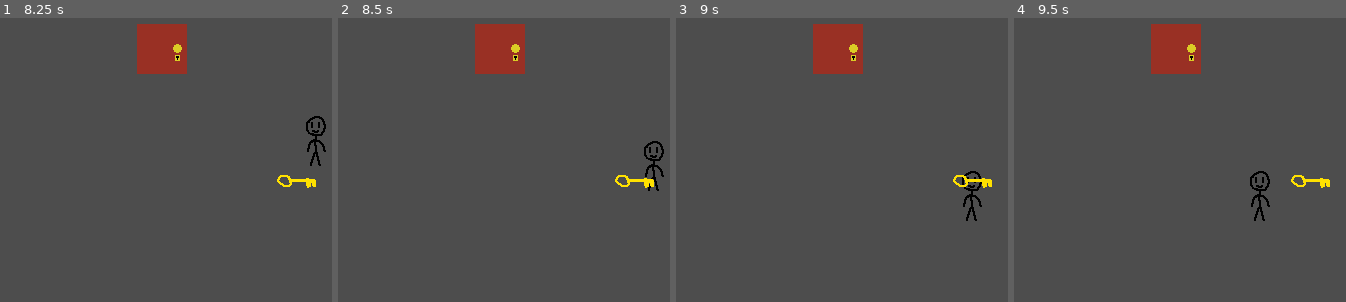
Above: before the commit, frames 1-4 (left to right).
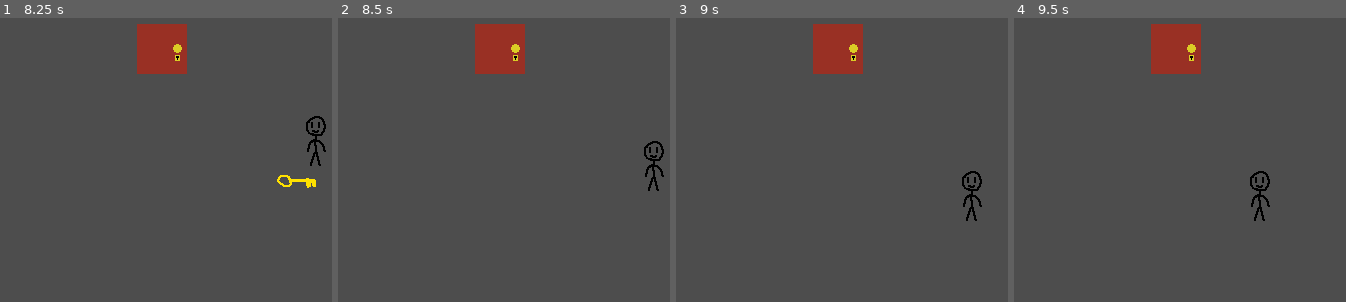
Above: after the commit, the same moments.

Repository: dullxxisdead/My-Godot-Journey
Game: Godot game, scene res://main_node_2d.tscn
The game is run twice, just before and just after one commit, with the same random seed, the same clock (stepped at 60 frames per second) and the same inputs.
Inputs:
- Up to frame 1 (8.25 s): tap Enter at 0.5 s; hold W (MovePlayerUP) 0.53-2.03 s; tap F (PlayerAction) every 0.75 s from 0.6 to 8.1 s; hold A (MovePlayerLeft) 2.03-3.53 s; hold S (MovePlayerDown) 3.53-4.28 s; hold D (MovePlayerRight) 4.28-5.03 s; hold W (MovePlayerUP) 5.03-5.78 s; hold D (MovePlayerRight) 5.78-8.03 s; hold S (MovePlayerDown) from 8.03 s (still down)
- Up to frame 2 (8.5 s): keep holding S (MovePlayerDown)
- Up to frame 3 (9 s): release S (MovePlayerDown) at 8.78 s; hold A (MovePlayerLeft) from 8.78 s (still down); tap F (PlayerAction) at 8.85 s
- Up to frame 4 (9.5 s): keep holding A (MovePlayerLeft)

Frame 1 is identical in both runs. In frame 2, 0.2% of the frame differs, in the area x 83-96%, y 55-60%; in frame 3, 0.2%; in frame 4, 0.2%.

Commit message:
Update main_node_2d.tscn

Diff:
--- a/interactive-door/main_node_2d.tscn
+++ b/interactive-door/main_node_2d.tscn
@@ -68,4 +68,4 @@
 
 [connection signal="body_entered" from="Door/Area2D" to="Door" method="_on_area_2d_body_entered"]
 [connection signal="body_exited" from="Door/Area2D" to="Door" method="_on_area_2d_body_exited"]
-[connection signal="body_entered" from="Key/Area2D" to="Door" method="_on_area_2d_body_entered"]
+[connection signal="body_entered" from="Key/Area2D" to="Key" method="_on_area_2d_body_entered"]
